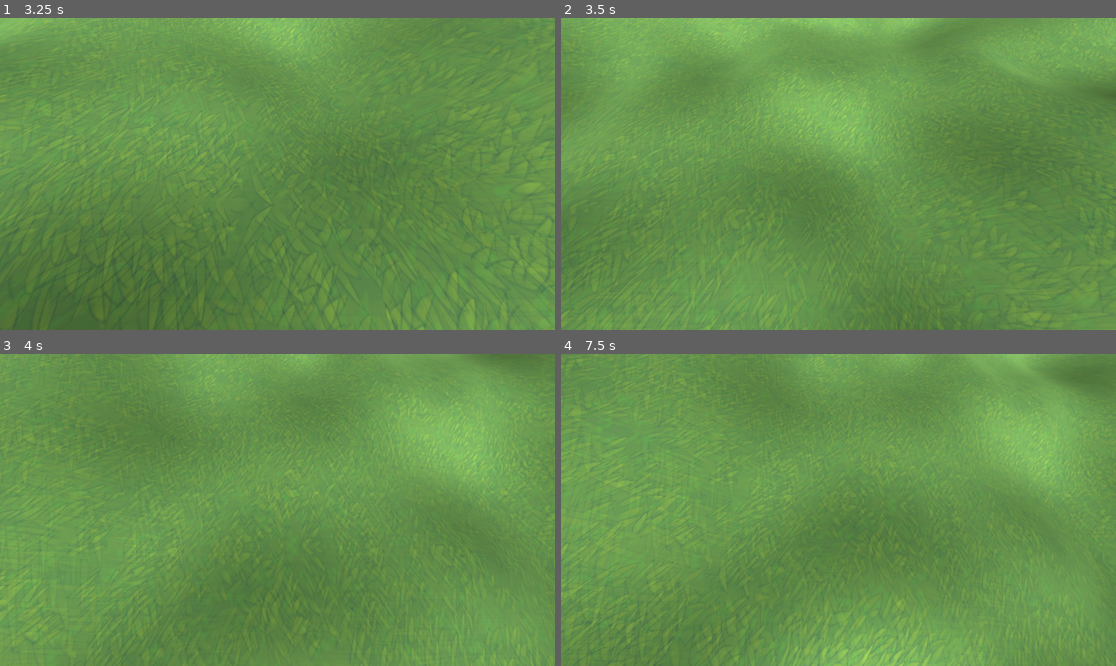
Above: before the commit, frames 1-4 (two rows, left to right).
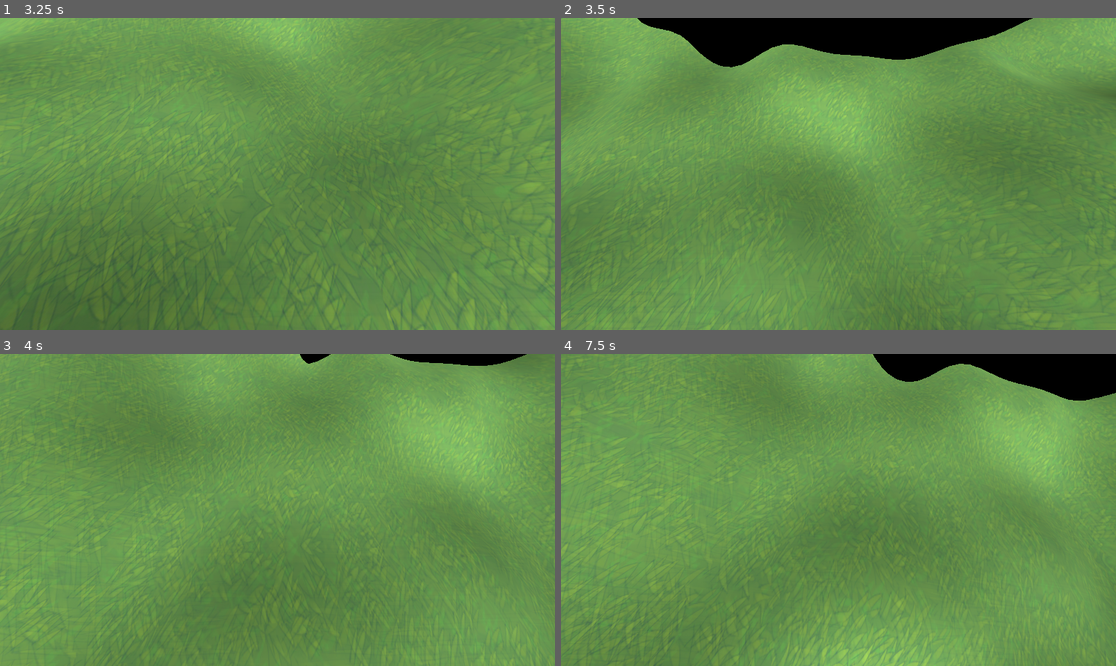
Above: after the commit, the same moments.

Repository: PixelWolf8976/TerrainGen
Game: Godot game, scene res://Scenes/main.tscn
Same seed, same stepped clock (60 frames per second), same inputs: the game is played once before the commit and once after it.
Inputs:
- Up to frame 1 (3.25 s): tap Enter at 0.5, 2.75 s; hold D (Right) 0.53-1.28 s; tap Down (Look Down) at 0.6 s; hold S (Backward) 1.28-2.03 s; tap Left (Look Left) at 1.35 s; tap Space (Up) at 2 s; hold D (Right) 2.03-2.78 s; tap Right (Look Right) at 2.1 s; hold W (Forward) from 2.78 s (still down); tap Up (Look Up) at 2.85 s
- Up to frame 2 (3.5 s): keep holding W (Forward)
- Up to frame 3 (4 s): release W (Forward) at 3.53 s; hold A (Left) from 3.53 s (still down); tap Down (Look Down) at 3.6 s
- Up to frame 4 (7.5 s): tap Left (Look Left) at 4.35, 7.35 s; release A (Left) at 5.03 s; hold S (Backward) 5.03-5.78 s; tap Right (Look Right) at 5.1 s; tap Space (Up) at 5.75 s; hold D (Right) 5.78-6.53 s; tap Up (Look Up) at 5.85 s; tap Enter at 6.5 s; hold W (Forward) 6.53-7.28 s; tap Down (Look Down) at 6.6 s; hold D (Right) from 7.28 s (still down)

Frame 1 is identical in both runs. In frame 2, 6.7% of the frame differs, in the area x 13-85%, y 0-16%; in frame 3, 0.7%; in frame 4, 3.9%.

Commit message:
added circle for lods

Diff:
--- a/Scripts/chunk.gd
+++ b/Scripts/chunk.gd
@@ -9,10 +9,13 @@
 
 func _ready():
 	updateChunk()
+	add_to_group(str(oldRes))
 
 func updateChunk():
 	var newRes = Global.getRes((Global.player.position - position).length())
 	if oldRes != newRes:
+		remove_from_group(str(oldRes))
+		add_to_group(str(newRes))
 		mesh.mesh = generateChunk(newRes, Global.chunkSize)
 
 func generateChunk(resolution: int, size: float) -> ArrayMesh:
--- a/Scripts/freecam.gd
+++ b/Scripts/freecam.gd
@@ -5,6 +5,12 @@
 
 func _ready() -> void:
 	Global.player = self
+
+	for key in Global.LODs.keys():
+		var sphere: MeshInstance3D = MeshInstance3D.new()
+		sphere.mesh = SphereMesh.new()
+		sphere.scale = Vector3(key, key, key)
+		add_child(sphere)
 
 func _process(delta: float) -> void:
 	var dir = Input.get_vector("Left", "Right", "Forward", "Backward")
--- a/Scripts/global.gd
+++ b/Scripts/global.gd
@@ -9,12 +9,14 @@
 	100: 100,
 	200: 50,
 	300: 25,
-	400: 10
+	400: 10,
+	500: 10 # Last one is needed to set chunks to their lowest res
 }
 
 func _process(delta: float) -> void: # Idea in area around player check what res should be
 	for i in range(delta * 500.0):
 		chunks[iterator].updateChunk()
+		#print(chunks[iterator].get_groups())
 		iterator += 1
 		if iterator >= chunks.size():
 			iterator = 0
